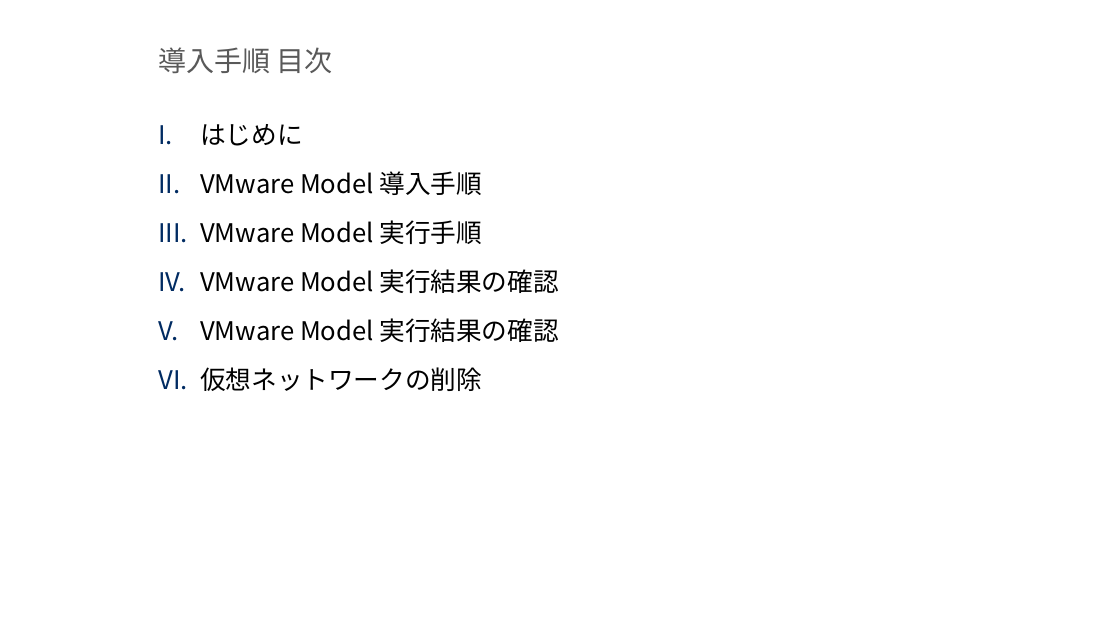
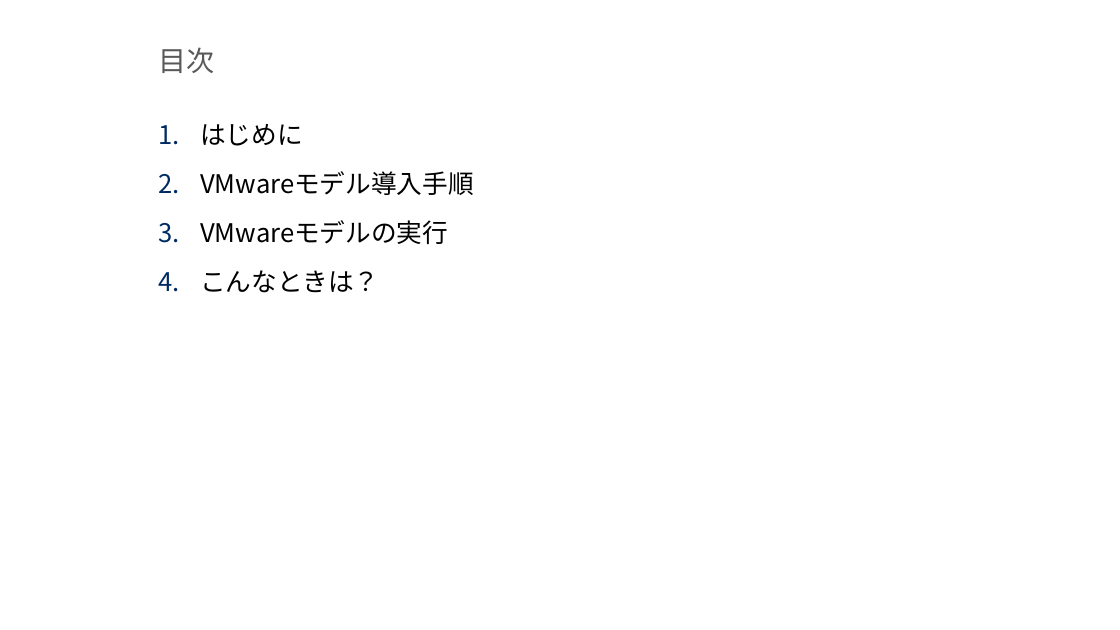
Before and after one commit to exastro-suite/SettingSamples-VMware, a slide deck: slide 2 of docs/setting-samples-vmware-install_ja.pptx. Drawn at 1120x630 pixels with LibreOffice and Linux fonts; fonts in the diff are those of the drawing; background and template pictures are left out. Boxes give left, top, right and bottom in pixels: in the first picture for what was removed or moved away, otherwise in the second. Text is boxed around its words. In the diff, an @@ line names an element or a change of style, - is before the commit and + after.

```diff
--- a/docs/setting-samples-vmware-install_ja.pptx
+++ b/docs/setting-samples-vmware-install_ja.pptx
@@ title at (158, 47, 214, 73): text changed @@
-導入手順 目次
+目次
@@ text at (200, 171, 473, 293): text changed @@
-II. VMware Model 導入手順
-III. VMware Model 実行手順
-IV. VMware Model 実行結果の確認
-V. VMware Model 実行結果の確認
-VI. 仮想ネットワークの削除
+2. VMwareモデル導入手順
+3. VMwareモデルの実行
+4. こんなときは？
```
Also in this commit, not shown: 14 other slides changed, 28 slides added, 17 slides removed, 3 other files.
